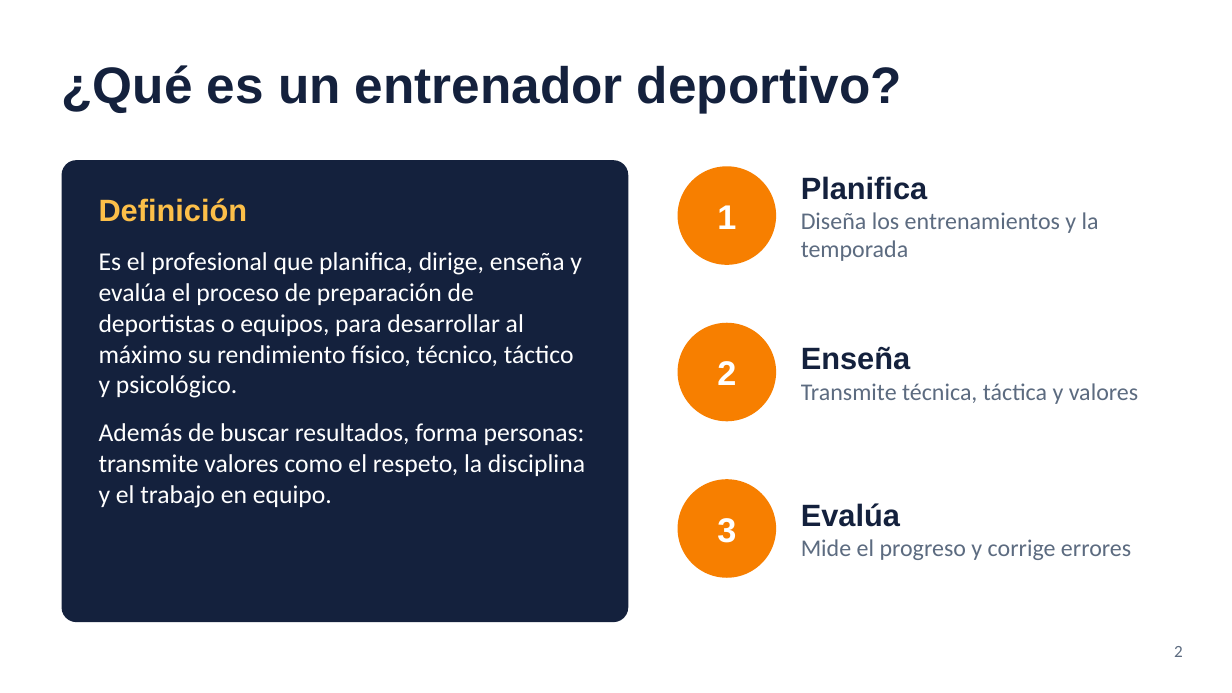
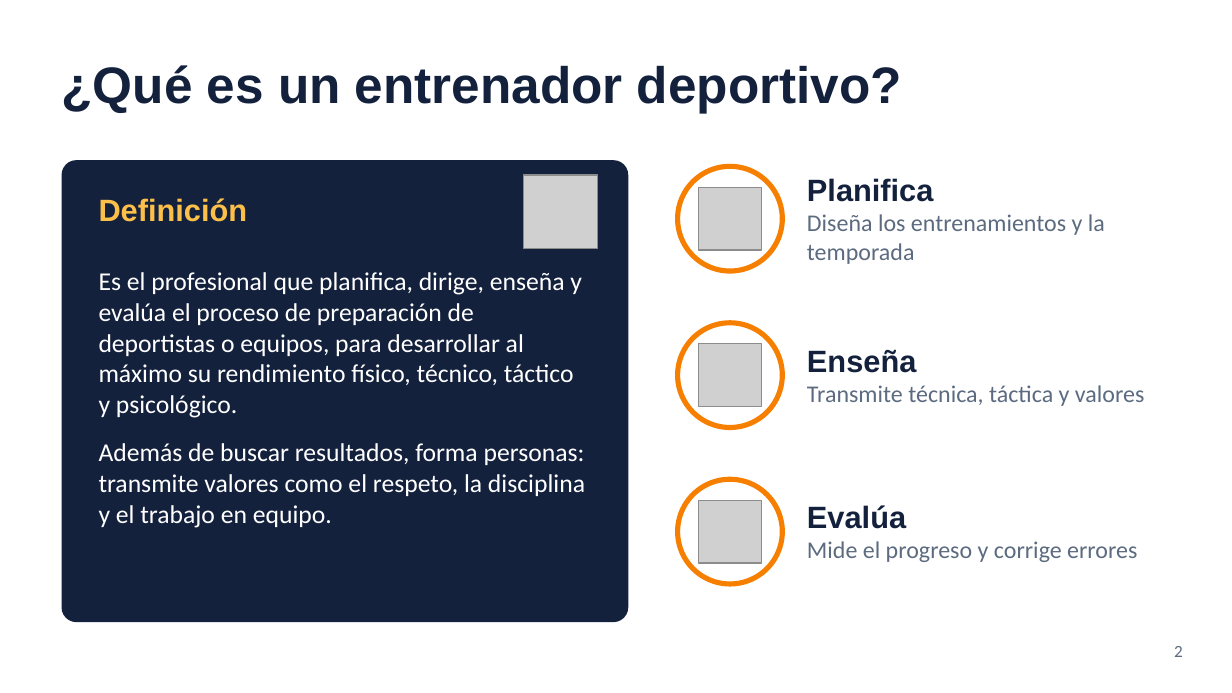
Before and after one commit to lentesparajoseee9/paginas, a slide deck: slide 2 of presentacion/Entrenador_Deportivo.pptx. Drawn at 1232x693 pixels with LibreOffice and Linux fonts; fonts in the diff are those of the drawing; grey boxes stand for pictures. Boxes give left, top, right and bottom in pixels: in the first picture for what was removed or moved away, otherwise in the second. Text is boxed around its words. In the diff, an @@ line names an element or a change of style, - is before the commit and + after.

```diff
--- a/presentacion/Entrenador_Deportivo.pptx
+++ b/presentacion/Entrenador_Deportivo.pptx
@@ picture added at [524, 175, 598, 249] @@
@@ ellipse removed at [678, 166, 776, 265] @@
-1
@@ ellipse added at [678, 166, 782, 271], fill #FFFFFF, outline #F77F00 3 pt @@
@@ text "Planifica": place and size @@
-text "Planifica" at [801, 176, 1099, 261]
+text "Planifica" at [807, 178, 1105, 264]
@@ picture added at [699, 187, 761, 250] @@
@@ text "Es el profesional que planifica, ...": place and size @@
-text "Es el profesional que planifica, ..." at [99, 198, 585, 508]
+text "Es el profesional que planifica, ..." at [99, 272, 585, 528]
@@ ellipse removed at [678, 323, 776, 421] @@
-2
@@ ellipse added at [678, 323, 782, 428], fill #FFFFFF, outline #F77F00 3 pt @@
@@ text "Enseña": place and size @@
-text "Enseña" at [801, 346, 1138, 404]
+text "Enseña" at [807, 349, 1144, 406]
@@ picture added at [699, 344, 761, 407] @@
@@ ellipse removed at [678, 479, 776, 578] @@
-3
@@ ellipse added at [678, 479, 782, 584], fill #FFFFFF, outline #F77F00 3 pt @@
@@ text "Evalúa": place and size @@
-text "Evalúa" at [801, 503, 1131, 560]
+text "Evalúa" at [807, 505, 1137, 562]
@@ picture added at [699, 500, 761, 563] @@
```
Also in this commit, not shown: 8 other slides changed.
